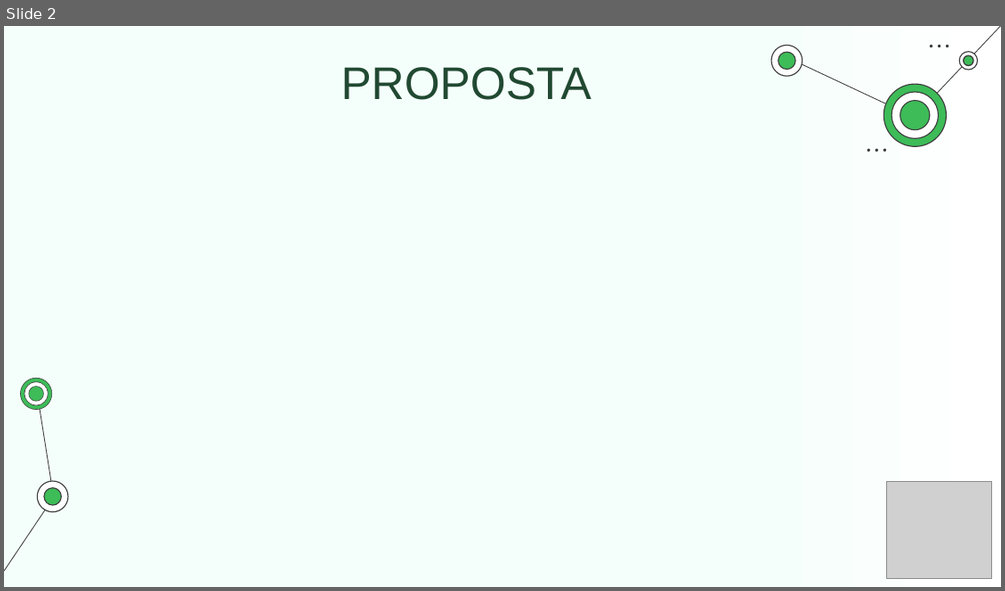
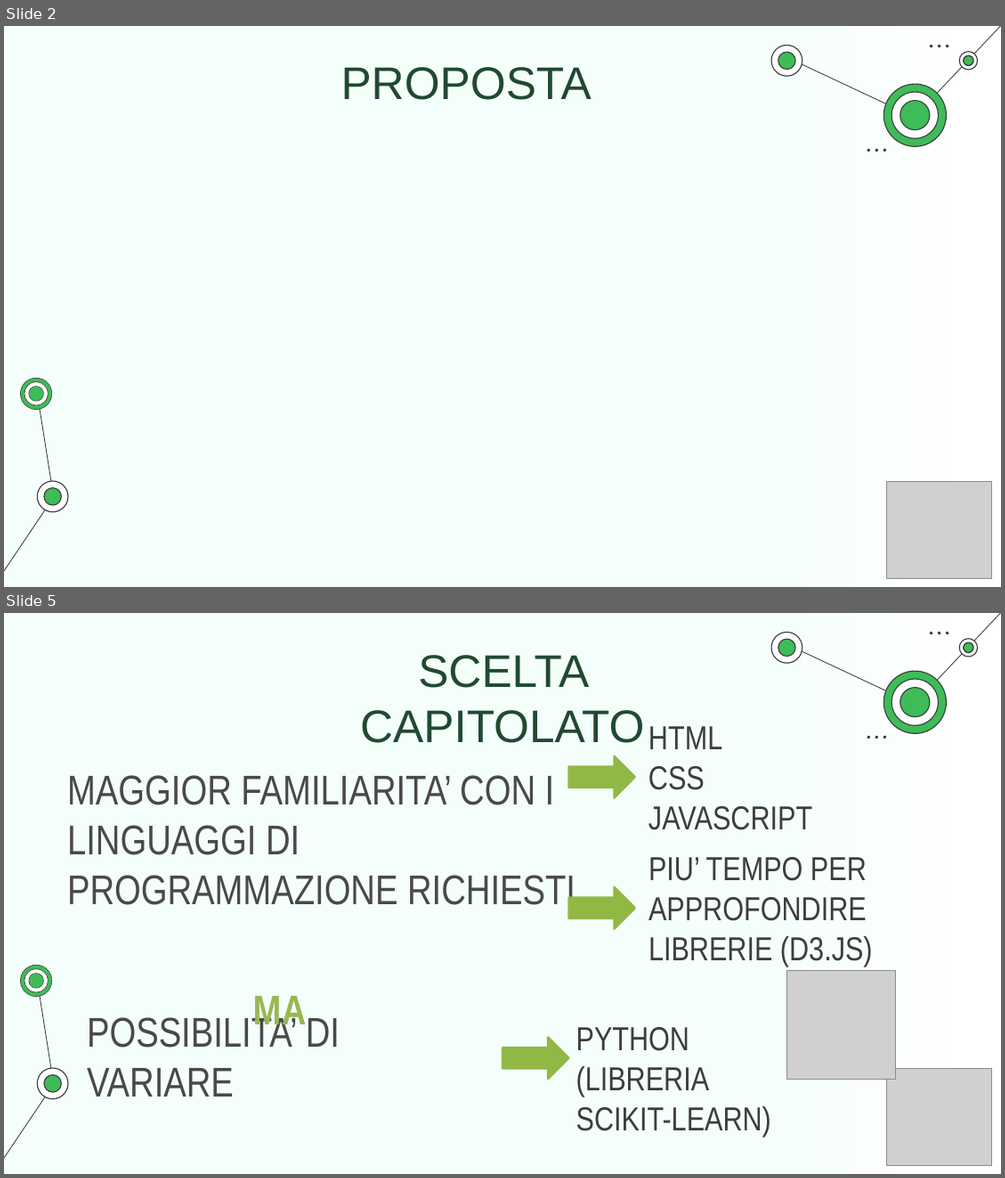
Before and after one commit to Club-Swendwich/Documenti, a slide deck: presentazioni/PresentazioneCandidatura.pptx. Shown one above the other, each under a label of ours: slide 2 before the commit, slides 2 and 5 after it; the slides between them are not shown. The pictures are 1005x591 and 1005x1178 pixels, drawn with LibreOffice and Linux fonts; fonts in the diff are those of the drawing; grey boxes stand for pictures. Boxes give left, top, right and bottom in pixels: in the first picture for what was removed or moved away, otherwise in the second. Text is boxed around its words. In the diff, an @@ line names an element or a change of style, - is before the commit and + after.

```diff
--- a/presentazioni/PresentazioneCandidatura.pptx
+++ b/presentazioni/PresentazioneCandidatura.pptx
@@ slide 5 added at (4,613,1001,1174), background gradient #F4FEFA to #FFFFFF; not listed: 34 template elements that a slide beside it also shows @@
@@ title added at (360,655,644,743), 44 pt, text #214932 @@
+SCELTA CAPITOLATO
@@ text added at (648,726,812,830), 32 pt, text #3D3D3D @@
+HTML
+CSS
+JAVASCRIPT
@@ right arrow added at (568,755,635,798), fill #91B844, outline #91B844 2 pt @@
@@ text added at (67,775,575,913), 40 pt, text #494949 @@
+MAGGIOR FAMILIARITA’ CON I LINGUAGGI DI PROGRAMMAZIONE RICHIESTI
@@ text added at (648,857,873,966), 32 pt, text #3D3D3D @@
+PIU’ TEMPO PER APPROFONDIRE LIBRERIE (D3.JS)
@@ right arrow added at (568,887,635,929), fill #91B844, outline #91B844 2 pt @@
@@ picture added at (787,970,896,1078) @@
@@ text added at (87,1013,340,1096), 40 pt, text #494949 @@
+POSSIBILITA’ DI VARIARE
@@ text added at (253,996,307,1032), 40 pt, text #99B755, bold @@
+MA
@@ right arrow added at (502,1037,569,1078), fill #91B844, outline #91B844 2 pt @@
@@ text added at (576,1027,771,1136), 32 pt, text #3D3D3D @@
+PYTHON (LIBRERIA SCIKIT-LEARN)
@@ picture added at (887,1069,992,1166) @@
```
Also in this commit, not shown: 2 slides changed, 3 other slides added, 2 slides removed.
